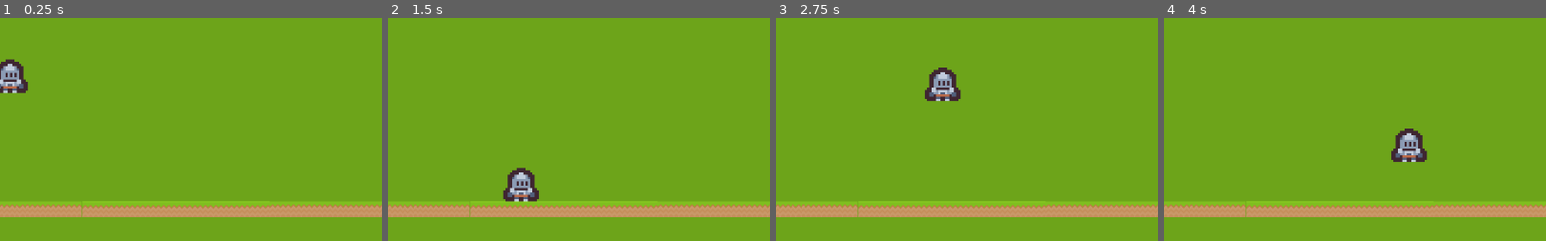
Above: before the commit, frames 1-4 (left to right).
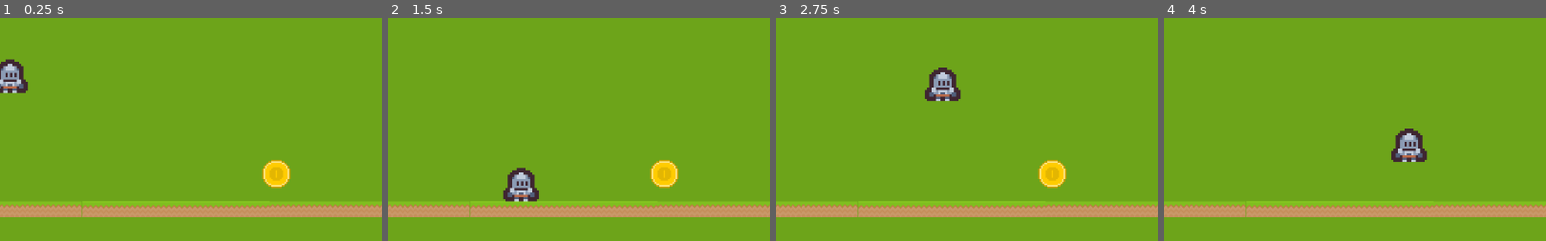
Above: after the commit, the same moments.

Repository: dickinsona19/PlatformerDemo
Game: Godot game, scene res://MainWorld/Main.tscn
Two runs of this game, one before a commit and one after it. Both use one fixed random seed, a clock stepped at 60 frames per second and the inputs below.
Inputs (mouse positions are % of the whole screen's width and height, from its top left):
- Up to frame 1 (0.25 s): no input
- Up to frame 2 (1.5 s): move the mouse to (72, 45) at 0.52 s; hold D (move_right) 0.53-1.28 s; tap W (jump) at 0.77 s; move the mouse to (30, 55) at 1.27 s; hold A (move_left) from 1.28 s (still down)
- Up to frame 3 (2.75 s): tap W (jump) at 1.52 s; move the mouse to (60, 28) at 2.02 s; release A (move_left) at 2.03 s; hold D (move_right) from 2.03 s (still down)
- Up to frame 4 (4 s): move the mouse to (45, 70) at 2.77 s; tap W (jump) at 3.02, 3.77 s; move the mouse to (80, 65) at 3.52 s; release D (move_right) at 3.53 s; hold A (move_left) from 3.53 s (still down)
The pictures show only the part of the screen within x 16-66%, y 13-63%; the shares and areas given below are measured in that part.

The runs differ from the first frame. In frame 1, 0.8% of the frame differs, in the area x 68-76%, y 63-77%; in frame 2, 0.8%; in frame 3, 0.8%; in frame 4, nothing differs.

Commit message:
Player can collect coins

Diff:
--- /dev/null
+++ b/Coin/coin.gd
@@ -0,0 +1,23 @@
+extends Node2D
+
+var  player
+# Declare member variables here. Examples:
+# var a = 2
+# var b = "text"
+
+
+# Called when the node enters the scene tree for the first time.
+func _ready():
+	pass # Replace with function body.
+
+
+# Called every frame. 'delta' is the elapsed time since the previous frame.
+#func _process(delta):
+#	pass
+
+
+func _on_Area2D_body_entered(body):
+	if body.name == "Player":
+		queue_free()
+	player =  get_parent().get_node("Player")
+	player.coins +=1
--- /dev/null
+++ b/Coin/coin.tscn
@@ -0,0 +1,19 @@
+[gd_scene load_steps=4 format=2]
+
+[ext_resource path="res://Coin/tile_0179.png" type="Texture" id=1]
+[ext_resource path="res://Coin/coin.gd" type="Script" id=2]
+
+[sub_resource type="RectangleShape2D" id=1]
+
+[node name="Coin" type="Node2D"]
+script = ExtResource( 2 )
+
+[node name="Tile0179" type="Sprite" parent="."]
+texture = ExtResource( 1 )
+
+[node name="Area2D" type="Area2D" parent="."]
+
+[node name="CollisionShape2D" type="CollisionShape2D" parent="Area2D"]
+shape = SubResource( 1 )
+
+[connection signal="body_entered" from="Area2D" to="." method="_on_Area2D_body_entered"]
--- a/MainWorld/Main.tscn
+++ b/MainWorld/Main.tscn
@@ -1,9 +1,10 @@
-[gd_scene load_steps=7 format=2]
+[gd_scene load_steps=8 format=2]
 
 [ext_resource path="res://Player/Player.tscn" type="PackedScene" id=1]
 [ext_resource path="res://MainWorld/tile_0123.png" type="Texture" id=2]
 [ext_resource path="res://MainWorld/backgrounds.png" type="Texture" id=3]
 [ext_resource path="res://MainWorld/Main.gd" type="Script" id=4]
+[ext_resource path="res://Coin/coin.tscn" type="PackedScene" id=5]
 
 [sub_resource type="RectangleShape2D" id=1]
 extents = Vector2( 645.5, 10 )
@@ -276,8 +277,12 @@
 [node name="Area2D" type="Area2D" parent="Floor"]
 
 [node name="CollisionShape2D" type="CollisionShape2D" parent="Floor/Area2D"]
-position = Vector2( 495.5, 332.75 )
+position = Vector2( 496, 332 )
 shape = SubResource( 2 )
+
+[node name="Coin" parent="." instance=ExtResource( 5 )]
+position = Vector2( 533, 288 )
+scale = Vector2( 2, 2 )
 
 [connection signal="area_entered" from="Floor/Area2D" to="." method="_on_Area2D_area_entered"]
 [connection signal="body_entered" from="Floor/Area2D" to="." method="_on_Area2D_body_entered"]
--- a/Player/Player.gd
+++ b/Player/Player.gd
@@ -4,6 +4,7 @@
 var velocity = Vector2()
 const jump =500
 var canJump = false
+var coins =0
 
 
 # Called when the node enters the scene tree for the first time.
Binary file added: Coin/tile_0179.png
Not shown, added: Coin/tile_0179.png.import
